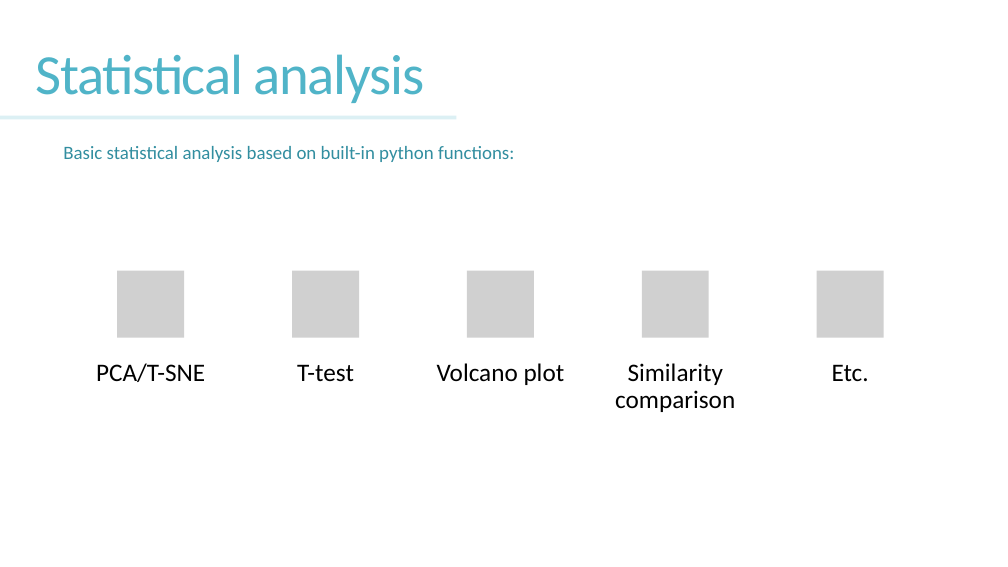
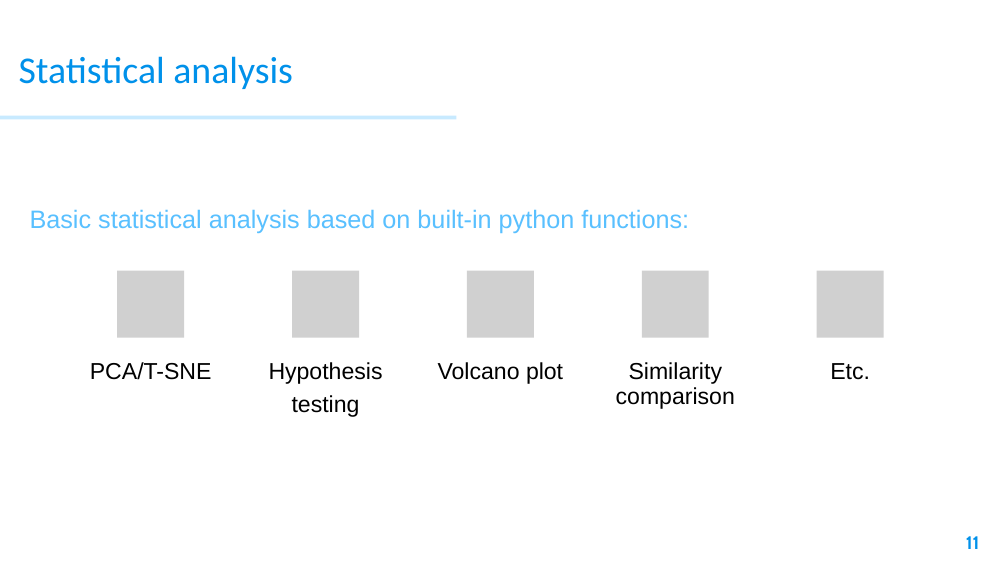
Before and after one commit to XiminHu/mass-suite, a slide deck: slide 11 of doc/20210326 ACS presentation.pptx (slide 12 before the commit). Drawn at 1008x567 pixels with LibreOffice and Linux fonts; fonts in the diff are those of the drawing; grey boxes stand for pictures. Boxes give left, top, right and bottom in pixels: in the first picture for what was removed or moved away, otherwise in the second. Text is boxed around its words. In the diff, an @@ line names an element or a change of style, - is before the commit and + after.

```diff
--- a/doc/20210326 ACS presentation.pptx
+++ b/doc/20210326 ACS presentation.pptx
@@ title "Statistical analysis": place and size @@
-title "Statistical analysis" at <box>35,54,424,103</box>
+title "Statistical analysis" at <box>19,56,293,89</box>
@@ title "Statistical analysis" at <box>19,56,293,89</box>: size 54 to 36 pt, text colour #50B4C8 to #0091EA, letter spacing -1.2 to 0 pt; line spacing 0.85 to 1; vertical alignment middle to bottom @@
@@ rectangle at <box>0,116,457,119</box>: fill #DCF0F4 to #C8EAFF @@
@@ text "Basic statistical analysis based on ...": place and size @@
-text "Basic statistical analysis based on ..." at <box>63,146,514,162</box>
+text "Basic statistical analysis based on ..." at <box>30,209,689,233</box>
@@ text "Basic statistical analysis based on ..." at <box>30,209,689,233</box>: size 18 to 24 pt, font Calibri to Arial, text colour #328EA0 to #59C0FF @@
@@ text at <box>269,362,383,417</box>: text changed; size 24 to 22 pt; font Calibri to Arial @@
-T-test
+Hypothesis
+testing
@@ size 24 to 22 pt, font Calibri to Arial in 4 elements at <box>90,362,212,380</box>, <box>438,362,563,384</box>, <box>616,362,735,409</box>, <box>830,363,870,380</box> @@
@@ page number added at <box>966,536,979,549</box>, 17.3 pt, text #0091EA, bold @@
+11
```
Also in this commit, not shown: 18 other slides changed, 3 slides added, 3 slides removed, 13 other files.
